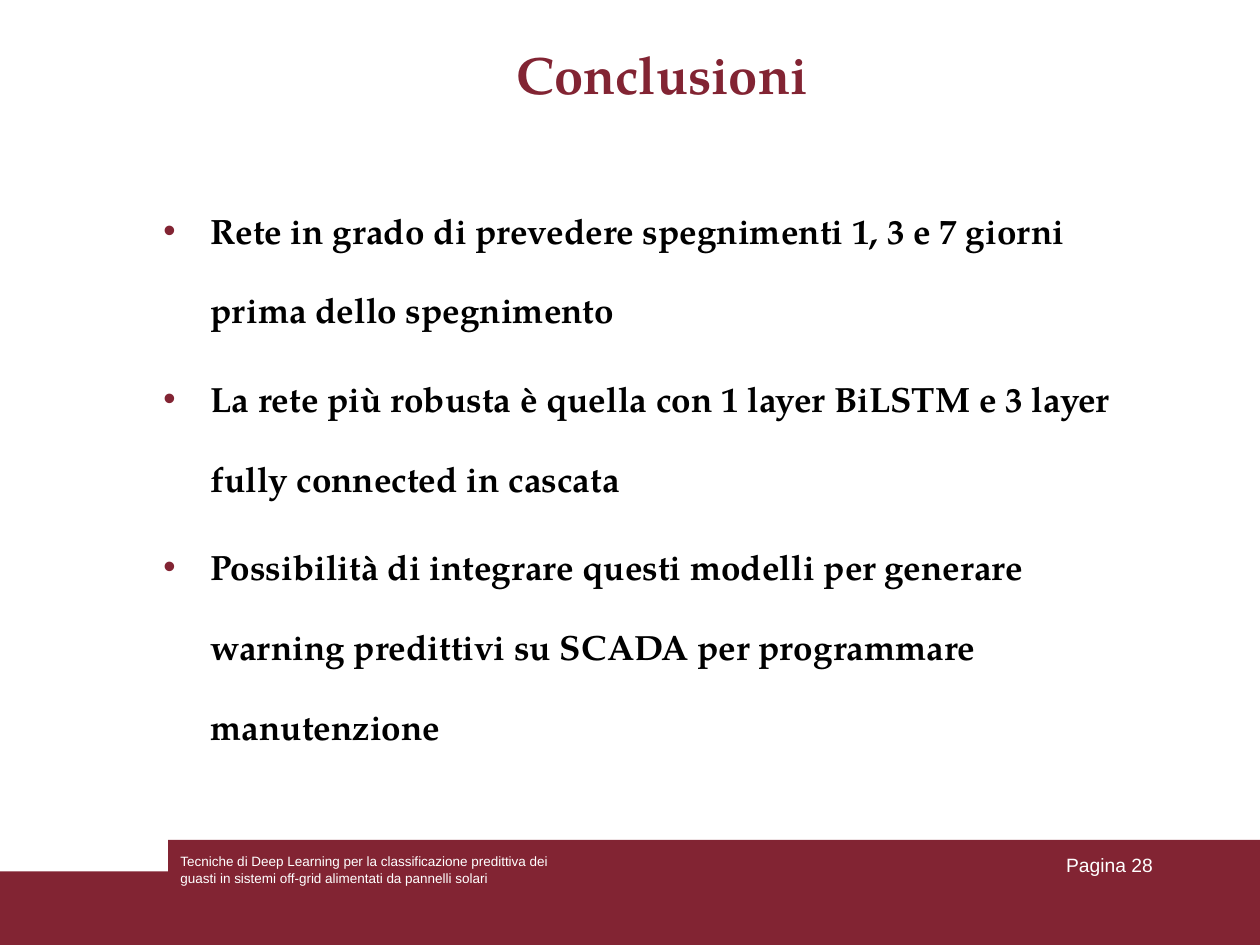
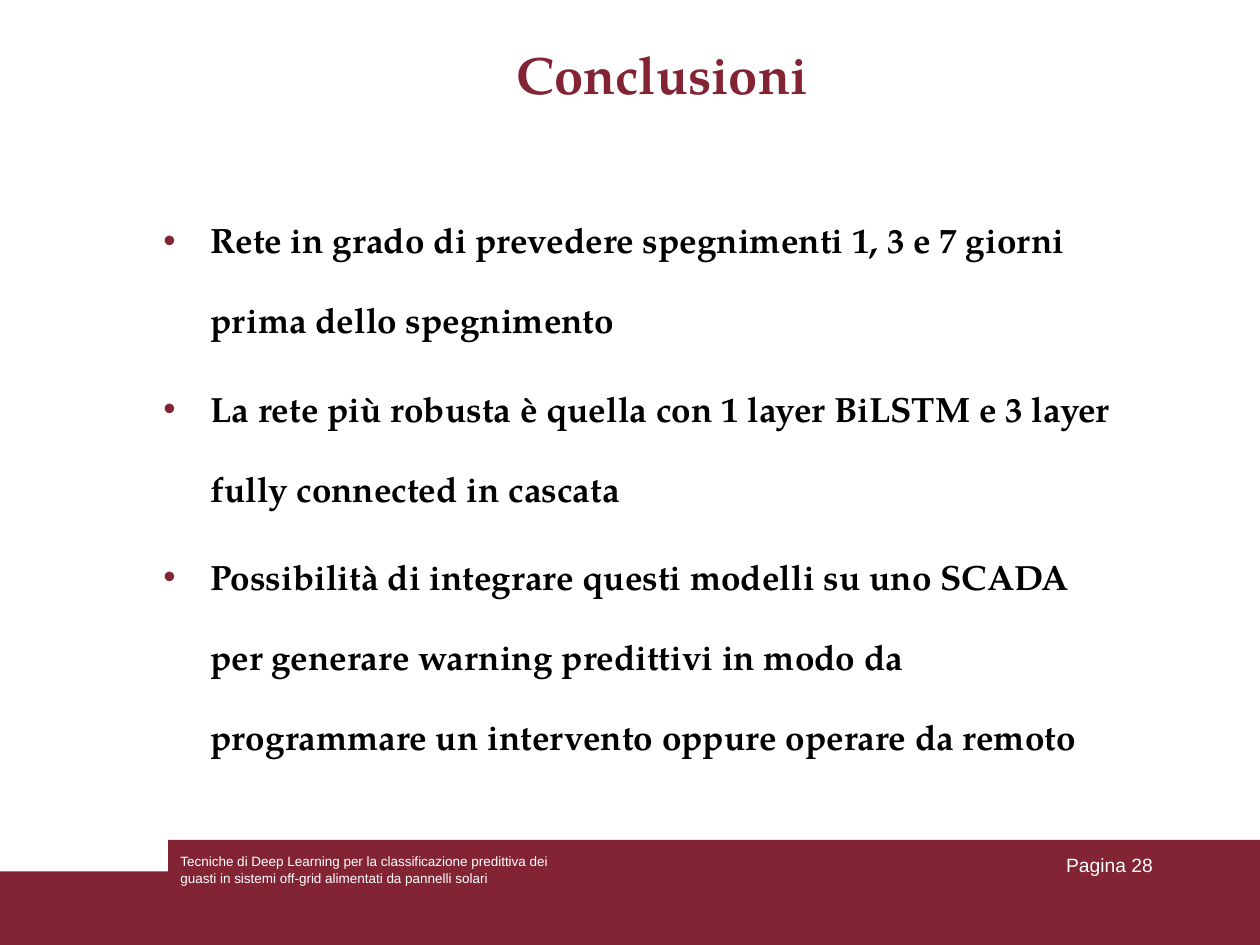
Before and after one commit to lorenzoooooo/DL-for-Predictive-Fault-Classification-in-Off-Grid-Systems, a slide deck: slide 28 of Presentazione_tesi.ppt. Drawn at 1260x945 pixels with LibreOffice and Linux fonts; fonts in the diff are those of the drawing. Boxes give left, top, right and bottom in pixels: in the first picture for what was removed or moved away, otherwise in the second. Text is boxed around its words. In the diff, an @@ line names an element or a change of style, - is before the commit and + after.

```diff
--- a/Presentazione_tesi.ppt
+++ b/Presentazione_tesi.ppt
@@ text "Rete in grado di prevedere ..." moved from (x1=211, y1=219, x2=1110, y2=741) to (x1=211, y1=228, x2=1110, y2=760) @@
@@ text at (x1=211, y1=564, x2=1076, y2=760): text changed @@
-• Possibilità di integrare questi modelli per generare warning predittivi su SCADA per programmare manutenzione
+• Possibilità di integrare questi modelli su uno SCADA per generare warning predittivi in modo da programmare un intervento oppure operare da remoto
```
Also in this commit, not shown: 17 other slides changed.
